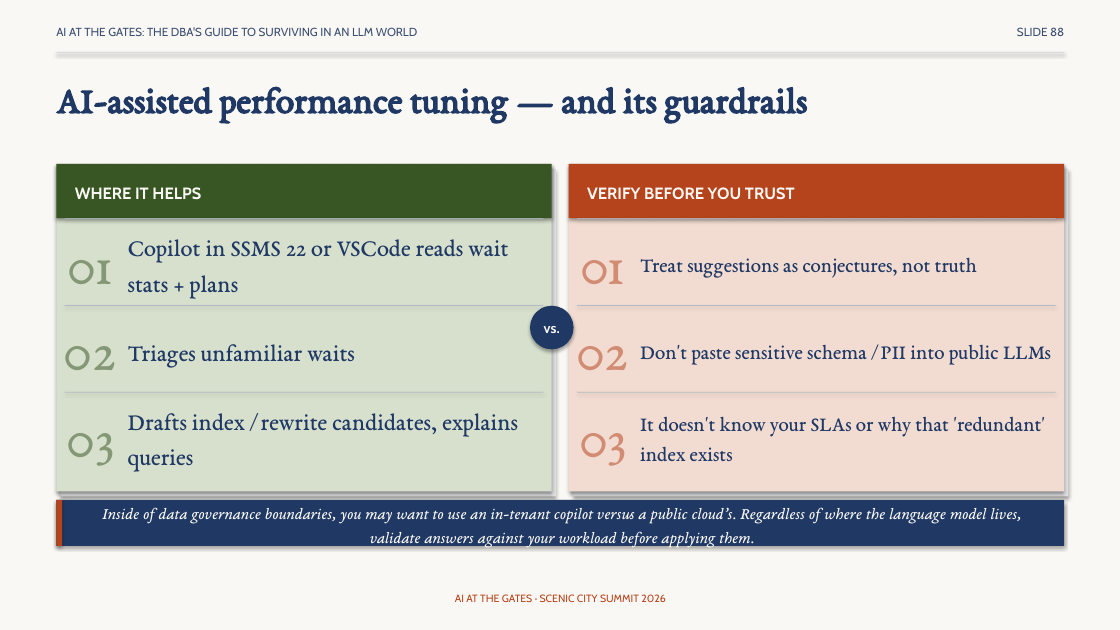
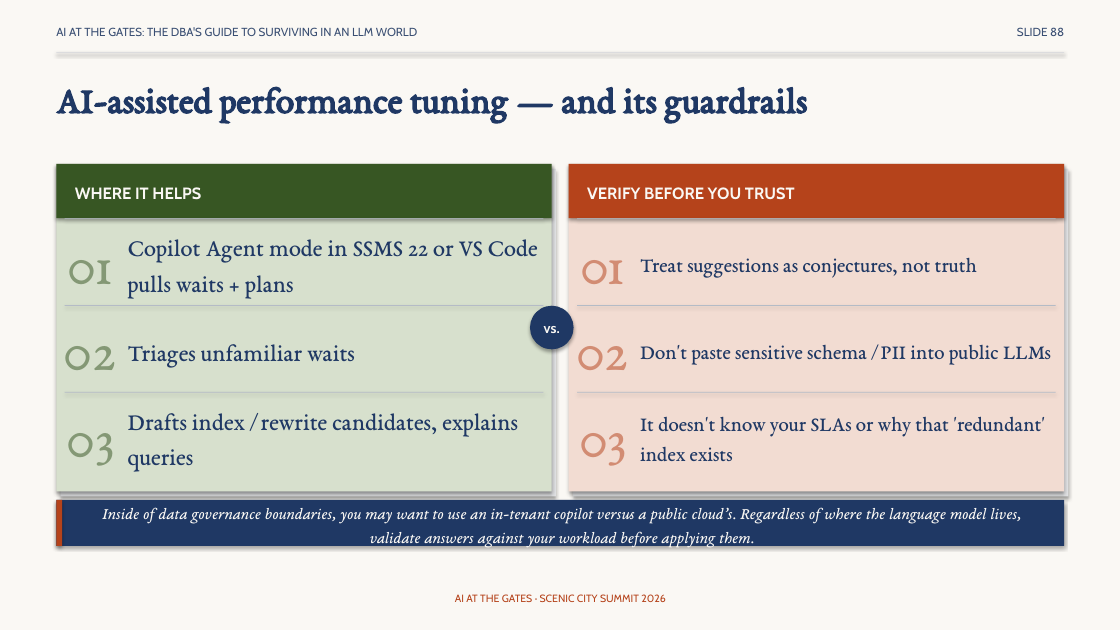
Before and after one commit to feaselkl/AI-at-the-Gates, a slide deck: slide 88 of slides/scenic-city-aigates-precon.pptx. Drawn at 1120x630 pixels with LibreOffice and Linux fonts; fonts in the diff are those of the drawing. Boxes give left, top, right and bottom in pixels: in the first picture for what was removed or moved away, otherwise in the second. Text is boxed around its words. In the diff, an @@ line names an element or a change of style, - is before the commit and + after.

```diff
--- a/slides/scenic-city-aigates-precon.pptx
+++ b/slides/scenic-city-aigates-precon.pptx
@@ text at [128, 239, 538, 299]: text changed @@
-Copilot in SSMS 22 or VSCode reads wait stats + plans
+Copilot Agent mode in SSMS 22 or VS Code pulls waits + plans
```
Also in this commit, not shown: 28 other slides changed, 5 other files.
